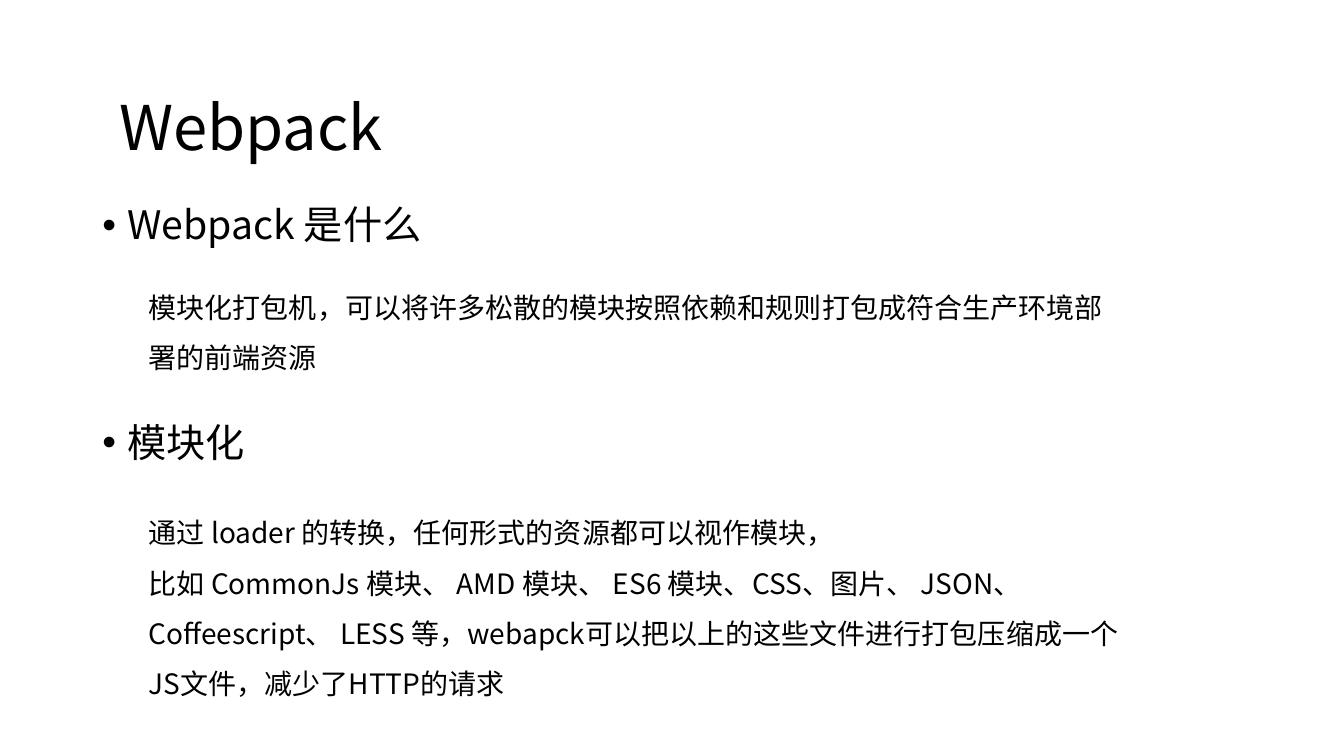
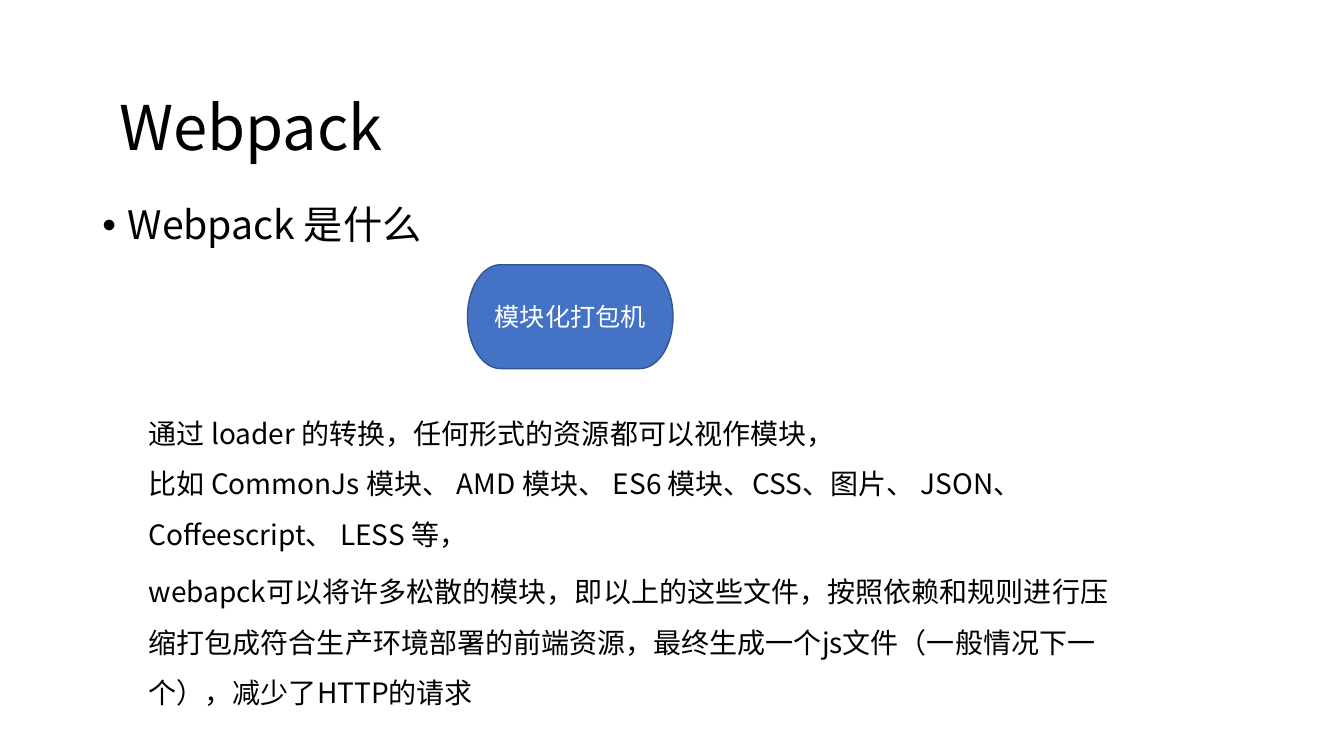
Before and after one commit to candisecandise/gitpractice, a slide deck: slide 36 of 前后端分离初探.pptx (slide 34 before the commit). Drawn at 1344x756 pixels with LibreOffice and Linux fonts; fonts in the diff are those of the drawing. Boxes give left, top, right and bottom in pixels: in the first picture for what was removed or moved away, otherwise in the second. Text is boxed around its words. In the diff, an @@ line names an element or a change of style, - is before the commit and + after.

```diff
--- a/前后端分离初探.pptx
+++ b/前后端分离初探.pptx
@@ pill shape added at [468, 265, 674, 369], fill #4472C4, outline #325491 1 pt, 18 pt, text #FFFFFF @@
+模块化打包机
@@ text removed at [149, 294, 1103, 371] @@
-模块化打包机，可以将许多松散的模块按照依赖和规则打包成符合生产环境部署的前端资源
@@ text "通过 loader 的转换，任何形式的资源都可以视作模块，": place and size @@
-text "通过 loader 的转换，任何形式的资源都可以视作模块，" at [149, 519, 1118, 697]
+text "通过 loader 的转换，任何形式的资源都可以视作模块，" at [149, 420, 1022, 552]
@@ text removed at [128, 424, 245, 460] @@
-• 模块化
@@ text at [149, 470, 1022, 552]: text changed @@
-比如 CommonJs 模块、 AMD 模块、 ES6 模块、CSS、图片、 JSON、Coffeescript、 LESS 等，webapck可以把以上的这些文件进行打包压缩成一个JS文件，减少了HTTP的请求
+比如 CommonJs 模块、 AMD 模块、 ES6 模块、CSS、图片、 JSON、Coffeescript、 LESS 等，
@@ text added at [149, 578, 1108, 706], 20 pt, text #000000 @@
+webapck可以将许多松散的模块，即以上的这些文件，按照依赖和规则进行压缩打包成符合生产环境部署的前端资源，最终生成一个js文件（一般情况下一个），减少了HTTP的请求
```
Also in this commit, not shown: 15 other slides changed, 7 slides added, 3 slides removed, 22 other files.
